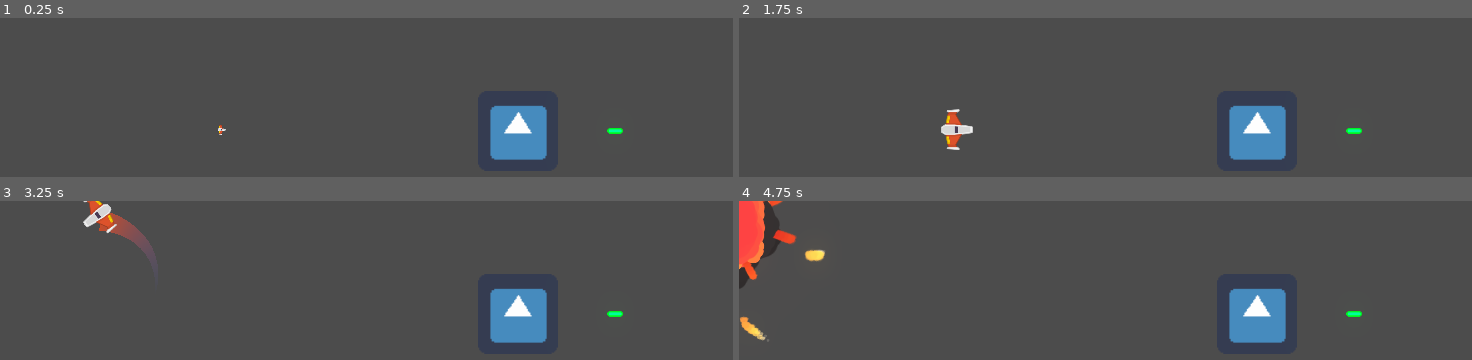
Above: before the commit, frames 1-4 (two rows, left to right).
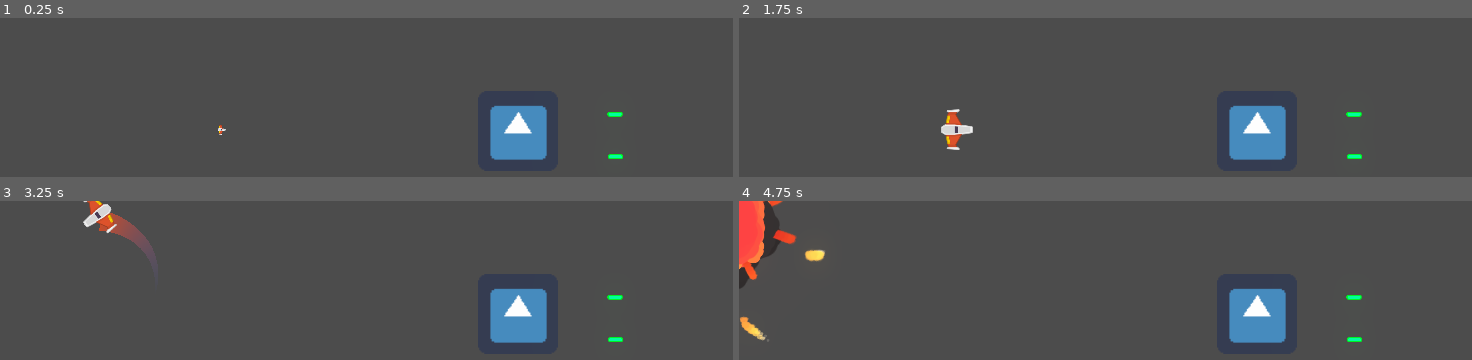
Above: after the commit, the same moments.

Repository: l3leti/pixellab3
Game: Godot game, scene res://Juego/Niveles/NivelTemporal.tscn
The game is run twice, just before and just after one commit, with the same random seed, the same clock (stepped at 60 frames per second) and the same inputs. The engine's default icon, where the game draws it, is replaced by a stand-in: a white triangle on a blue panel in a dark square.
Inputs (mouse positions are in pixels of both pictures, inside the frame that each line leads up to):
- Up to frame 1 (0.25 s): no input
- Up to frame 2 (1.75 s): tap Enter at 0.5 s; move the mouse to (outside the picture) at 0.52 s; hold W (mover_adelante) 0.53-1.28 s; hold P (disparo_principal) 0.53-1.28 s; tap Space at 1.25 s; move the mouse to (outside the picture) at 1.27 s; hold S (mover_atras) from 1.28 s (still down); right-click (outside the picture) at 1.35 s
- Up to frame 3 (3.25 s): move the mouse to (476, 326) at 2.02 s; release S (mover_atras) at 2.03 s; hold A (rotar_antihorario) 2.03-2.78 s; hold W (mover_adelante) from 2.03 s (still down); move the mouse to (outside the picture) at 2.77 s; tap D (rotar_horario) at 2.85 s
- Up to frame 4 (4.75 s): move the mouse to (outside the picture) at 3.52 s; release W (mover_adelante) at 3.53 s; hold P (disparo_principal) 3.53-4.28 s; hold S (mover_atras) from 3.53 s (still down); move the mouse to (900, 358) at 4.27 s; right-click (900, 358) at 4.35 s

The runs differ from the first frame. In frame 1, 0.2% of the frame differs, in the area x 82-85%, y 59-89%; in frame 2, 0.2%; in frame 3, 0.2%; in frame 4, 0.2%.

Commit message:
dos canion dummy

Diff:
--- a/Juego/EnemigoDummy.tscn
+++ b/Juego/EnemigoDummy.tscn
@@ -26,10 +26,19 @@
 texture = ExtResource( 1 )
 
 [node name="Canion" parent="." instance=ExtResource( 5 )]
+position = Vector2( 0, -40 )
 proyectil = ExtResource( 4 )
 cadencia_disparo = 1.5
 velocidad_proyectil = 1000
 danio_proyectil = 3
 
+[node name="PuntoDerecho" parent="Canion" index="1"]
+position = Vector2( 1, 102 )
+
+[node name="DisparosSFX" parent="Canion" index="2"]
+position = Vector2( 1, 106 )
+
 [connection signal="area_entered" from="AreaColision" to="." method="_on_area_entered"]
 [connection signal="body_entered" from="AreaColision" to="." method="_on_Area2D_body_entered"]
+
+[editable path="Canion"]
